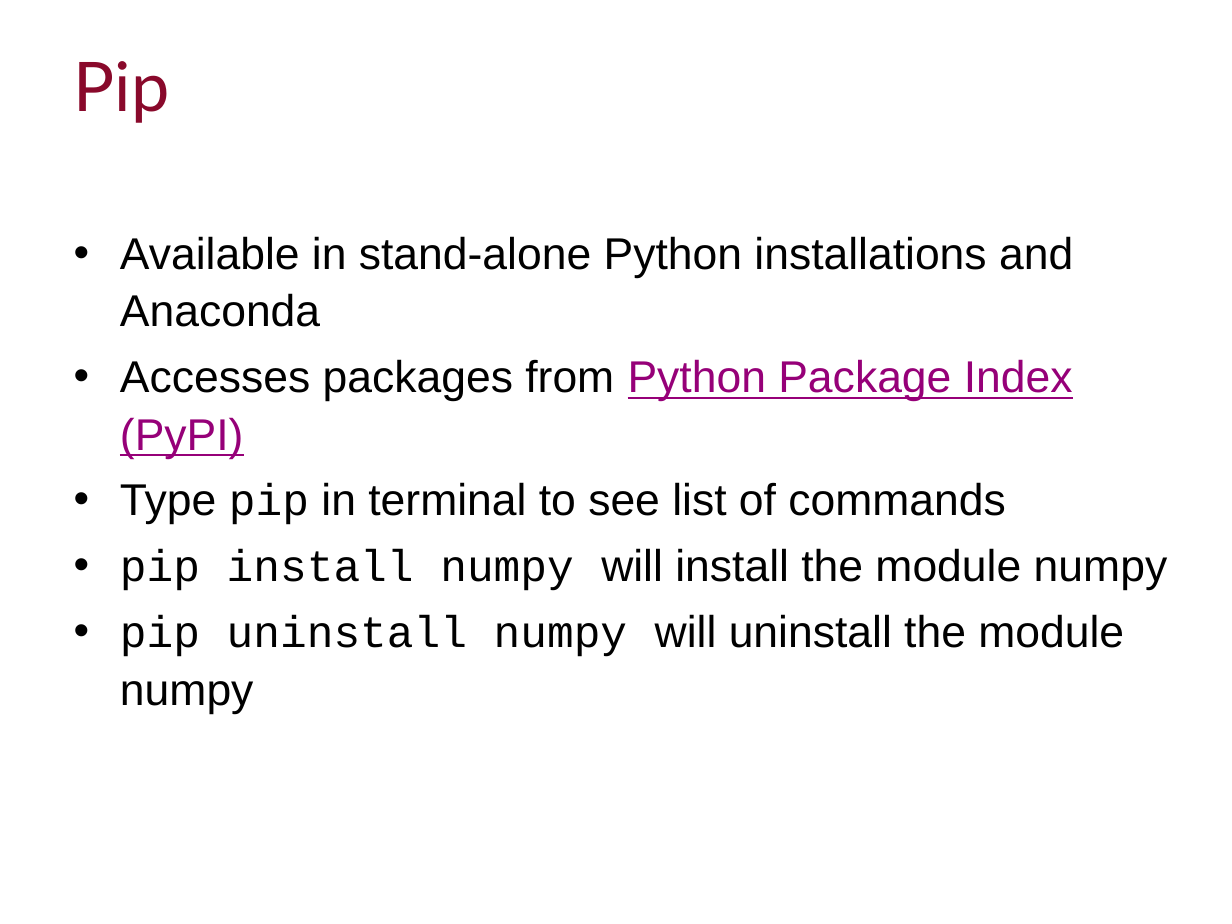
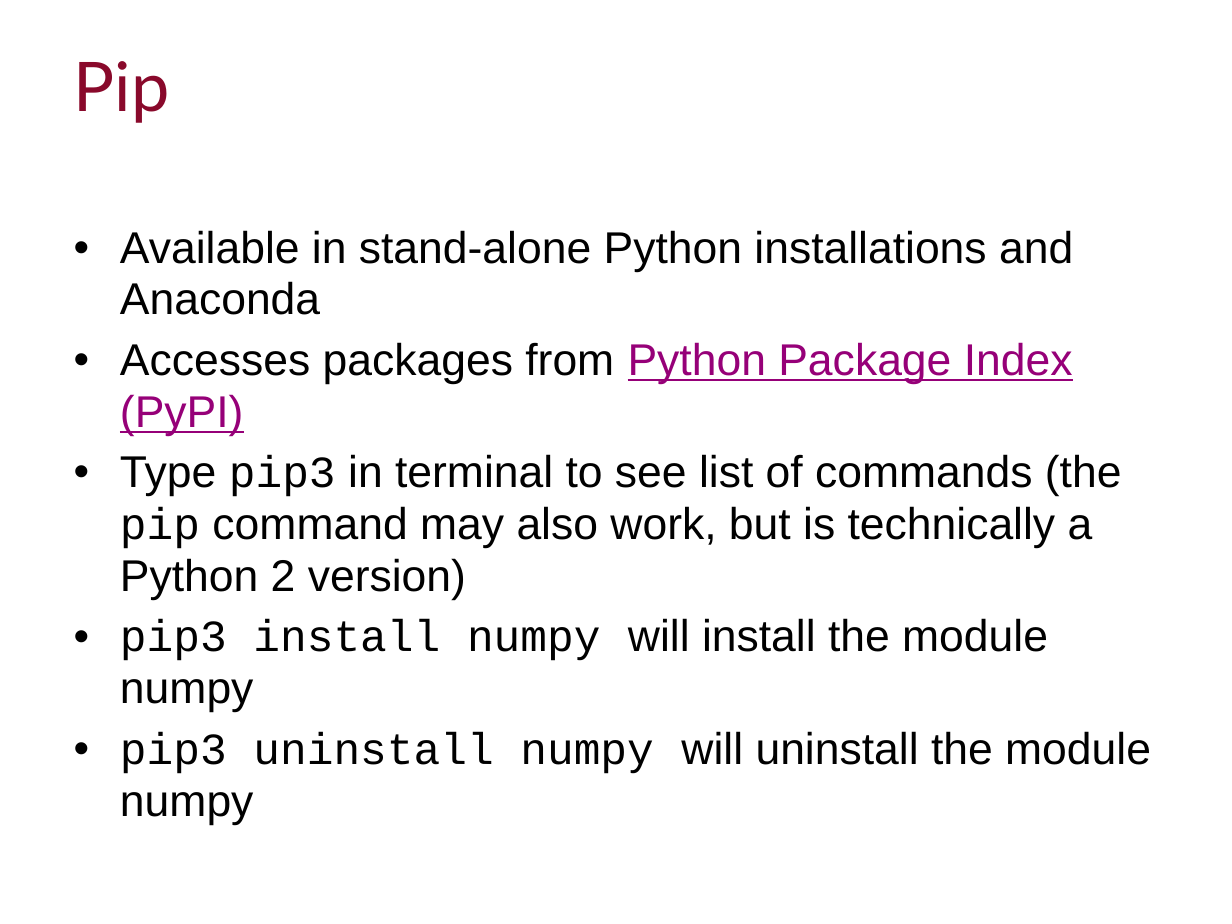
Before and after one commit to ImperialCollegeLondon/RCDS-managing-and-running-python-effectively, a slide deck: slide 14 of Managing and Running Python Effectively.pptx. Drawn at 1232x924 pixels with LibreOffice and Linux fonts; fonts in the diff are those of the drawing; background and template pictures are left out. Boxes give left, top, right and bottom in pixels: in the first picture for what was removed or moved away, otherwise in the second. Text is boxed around its words. In the diff, an @@ line names an element or a change of style, - is before the commit and + after.

Commit message:
Minor edits

```diff
--- a/Managing and Running Python Effectively.pptx
+++ b/Managing and Running Python Effectively.pptx
@@ text at [120,230,1073,436]: line spacing 1.07 to 0.97 @@
@@ text at [120,454,1151,825]: text changed @@
-• Type pip in terminal to see list of commands
-• pip install numpy will install the module numpy
-• pip uninstall numpy will uninstall the module numpy
+• Type pip3 in terminal to see list of commands (the pip command may also work, but is technically a Python 2 version)
+• pip3 install numpy will install the module numpy
+• pip3 uninstall numpy will uninstall the module numpy
```
Also in this commit, not shown: 6 other slides changed.
